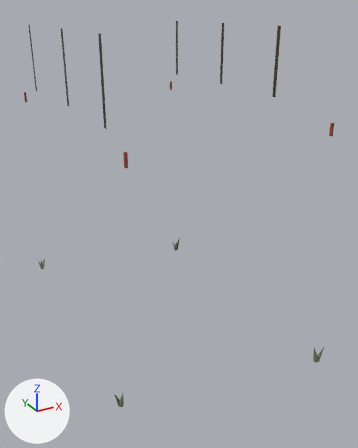
Before and after pictures for a commit that changed the glTF model sketches/core-loop/assets/models/park/flume_pour_spout_detail2.glb.
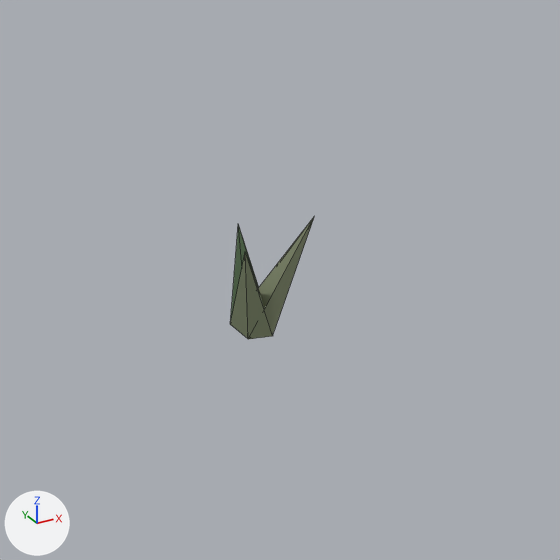
The first picture shows the older version from a camera (50 mm lens) standing at (-9.1, -24.8, 7.68) and looking at (0.7, -6.98, -1.23). The close-ups show the older and then the newer version on the part from 79% to 100% of the width and 71% to 88% of the height of that picture. Only the edits that show in the close-ups are written down. Every picture has the same lights, and +X, +Y and +Z are marked at lower left. The close-ups show mesh edges as thin lines. Where no turn or scale is listed for an object, it has been applied to the vertices. Vertices at exactly the same position are counted once.

The first close-up shows 'flume_pour_spout_detail2_mesh'.
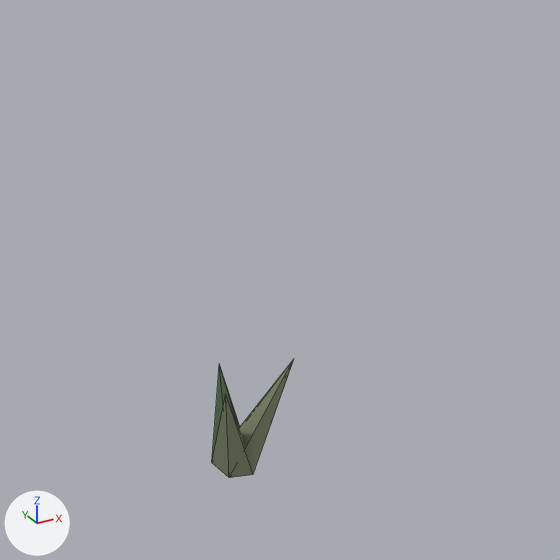
Boxes (x1, y1, x2, y2) around the edits, measured in the close-ups (560 x 560 px):
'flume_pour_spout_detail2_mesh', reshaped: before (230, 217, 314, 339); after (212, 359, 294, 478)

Patch to the scene script:
```diff
--- a/sketches/core-loop/assets/models/park/flume_pour_spout_detail2.glb.py
+++ b/sketches/core-loop/assets/models/park/flume_pour_spout_detail2.glb.py
@@ me_flume_pour_spout_detail2_mesh @@
 # used by ob_flume_pour_spout_detail2_mesh; location = (0.0, 0.0, 0.0)
-me_flume_pour_spout_detail2_mesh.from_pydata(...)  # 112 vertices, 192 faces; spans x -4.31..4.29, y -12.96..1.02, z -6.0..7.0
+me_flume_pour_spout_detail2_mesh.from_pydata(...)  # 112 vertices, 192 faces; spans x -4.31..4.29, y -12.96..1.02, z -7.0..7.0
+# me_flume_pour_spout_detail2_mesh part 1: the loose piece of 8 vertices spanning x 3.86..4.29, y -12.96..-12.55, z -6.0..-5.19 is moved by (0.0, 0.0, -1.0)
+# other edits to the shape of me_flume_pour_spout_detail2_mesh do not show in these pictures
 me_flume_pour_spout_detail2_mesh.materials.append(mat_enamel)
```
